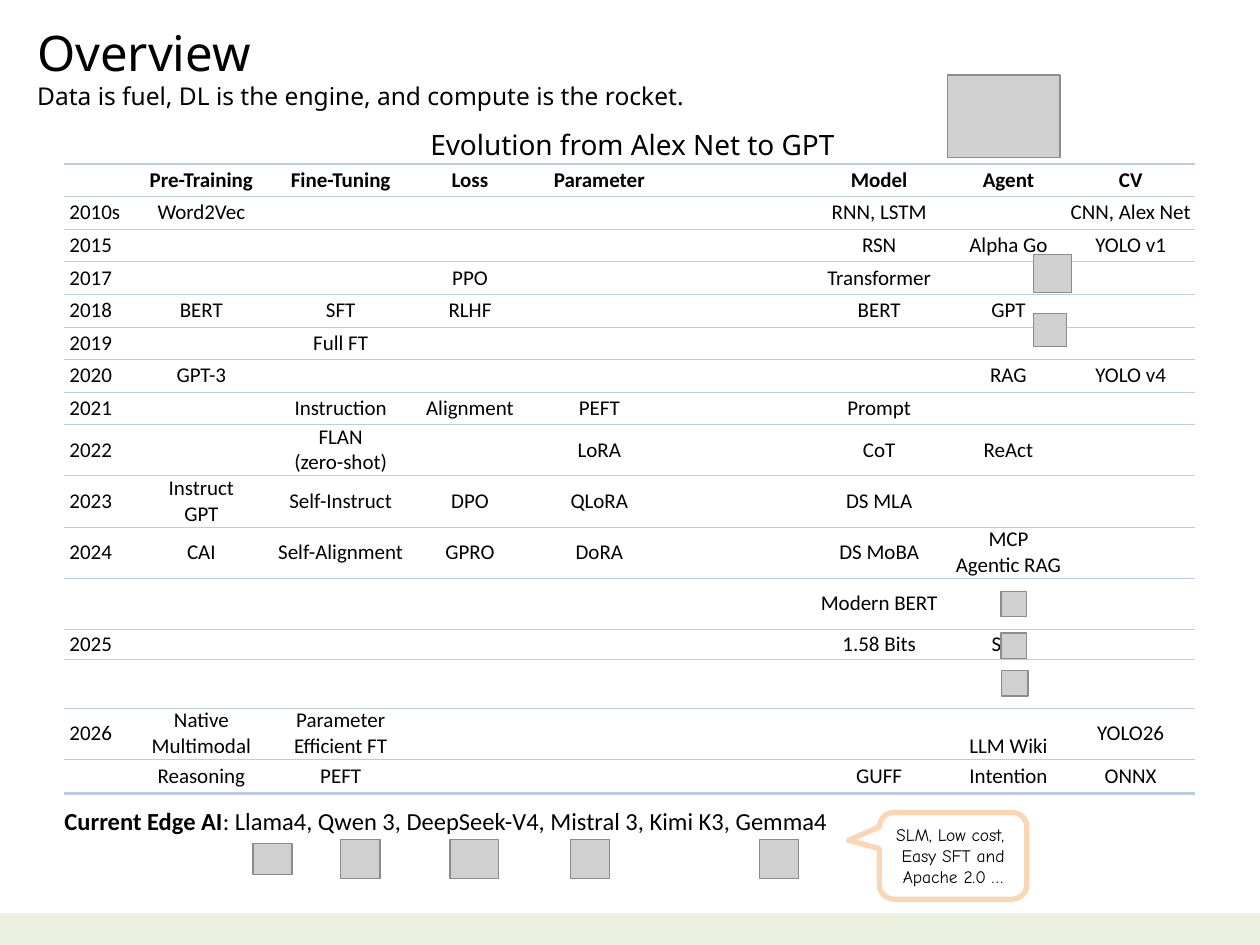
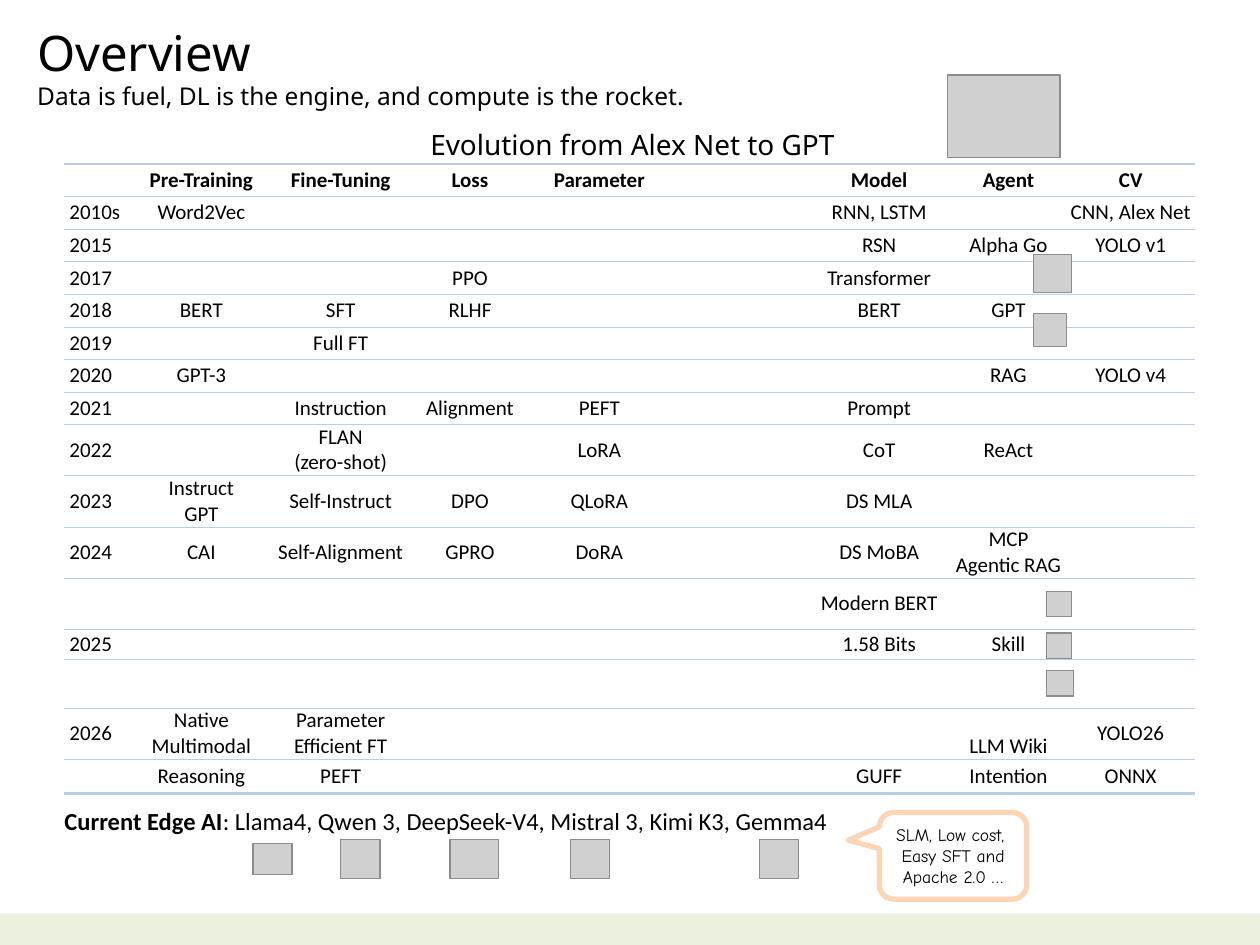
Before and after one commit to navibator/crazy-ai, a slide deck: slide 4 of ai-gemma.pptx. Drawn at 1260x945 pixels with LibreOffice and Linux fonts; fonts in the diff are those of the drawing; grey boxes stand for pictures. Boxes give left, top, right and bottom in pixels: in the first picture for what was removed or moved away, otherwise in the second. Text is boxed around its words. In the diff, an @@ line names an element or a change of style, - is before the commit and + after.

```diff
--- a/ai-gemma.pptx
+++ b/ai-gemma.pptx
@@ 3 pictures: place and size @@
-3 pictures at <box>1002,591,1028,696</box>
+3 pictures at <box>1047,591,1074,696</box>
```
Also in this commit, not shown: 3 other slides changed.
